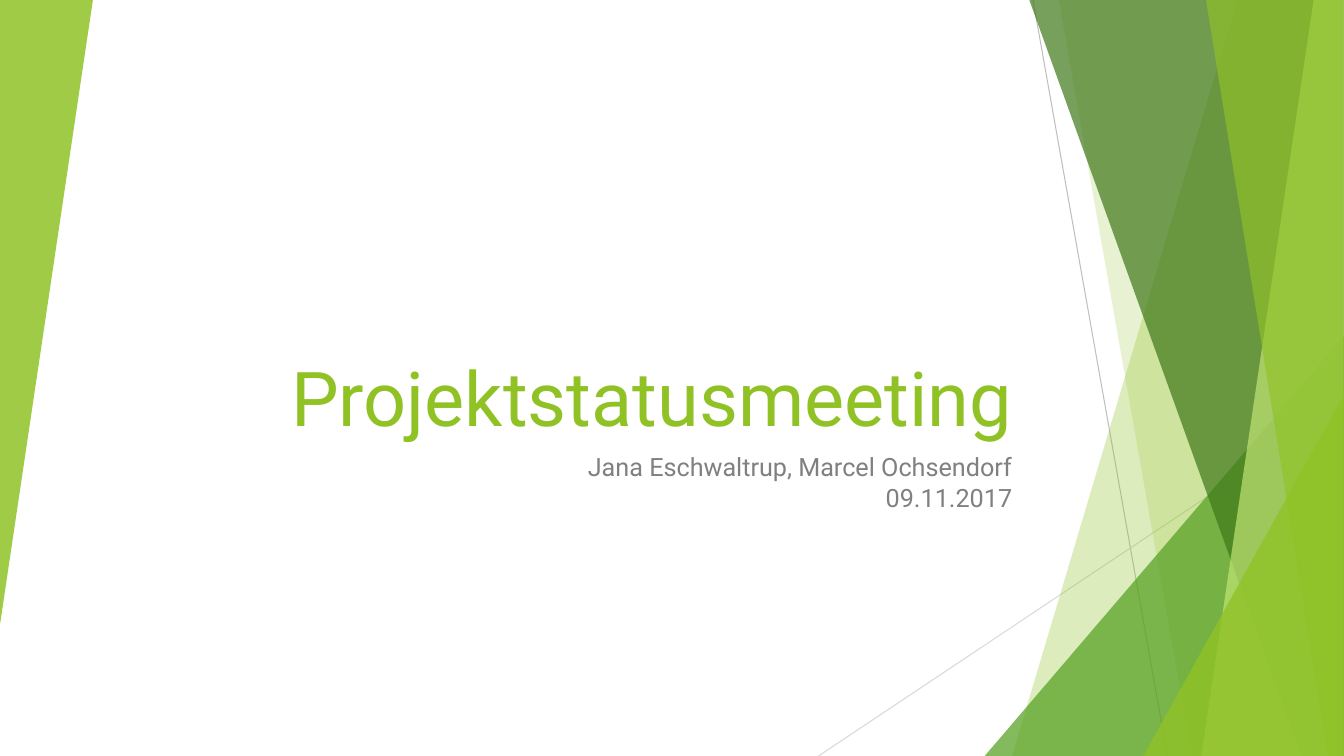
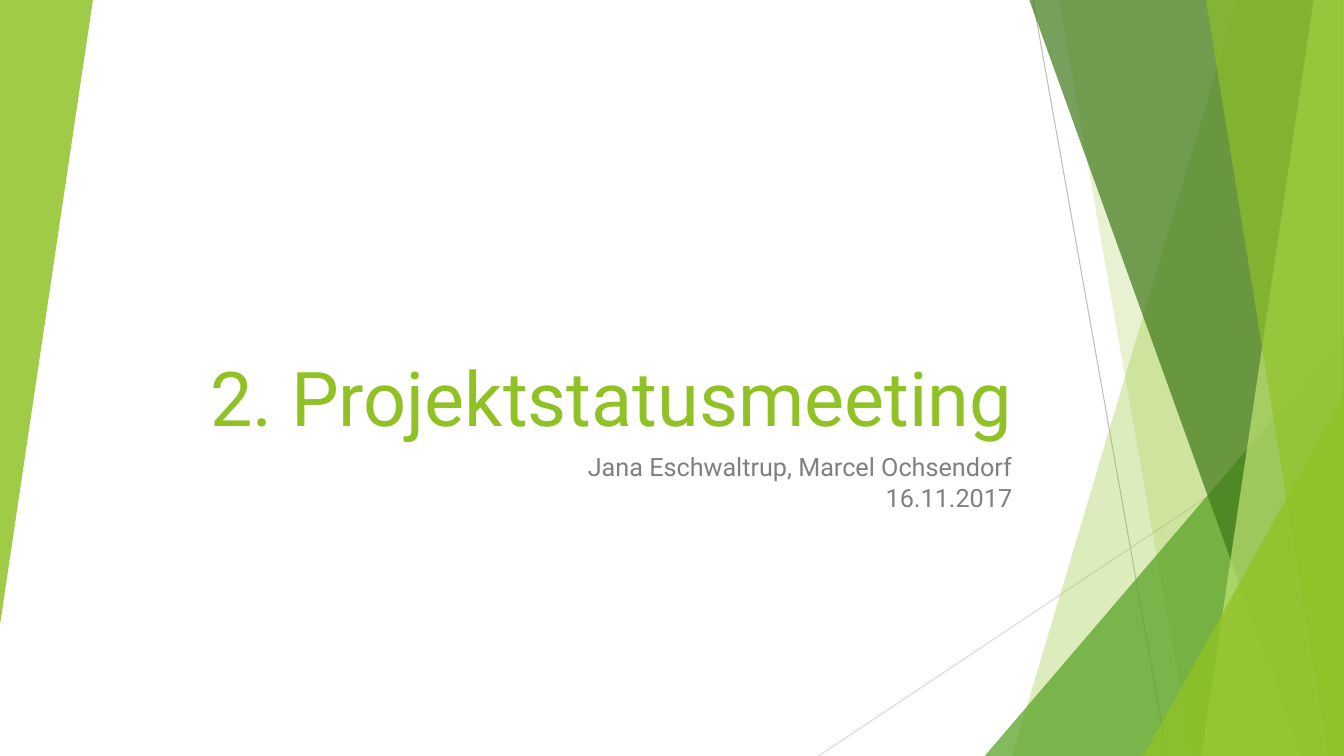
Before and after one commit to RBEGamer/Rent-a-Drahtesel, a slide deck: slide 1 of documentation/Projektstatusmeeting.pptx. Drawn at 1344x756 pixels with LibreOffice and Linux fonts; fonts in the diff are those of the drawing. Boxes give left, top, right and bottom in pixels: in the first picture for what was removed or moved away, otherwise in the second. Text is boxed around its words. In the diff, an @@ line names an element or a change of style, - is before the commit and + after.

```diff
--- a/documentation/Projektstatusmeeting.pptx
+++ b/documentation/Projektstatusmeeting.pptx
@@ title at (x1=210, y1=369, x2=1011, y2=442): text changed @@
-Projektstatusmeeting
+2. Projektstatusmeeting
@@ subtitle at (x1=588, y1=457, x2=1013, y2=507): text changed @@
-Jana Eschwaltrup, Marcel Ochsendorf
-09.11.2017
+Jana Eschwaltrup, Marcel Ochsendorf
+16.11.2017
```
Also in this commit, not shown: 3 other slides changed, 2 slides added, 1 other file.
